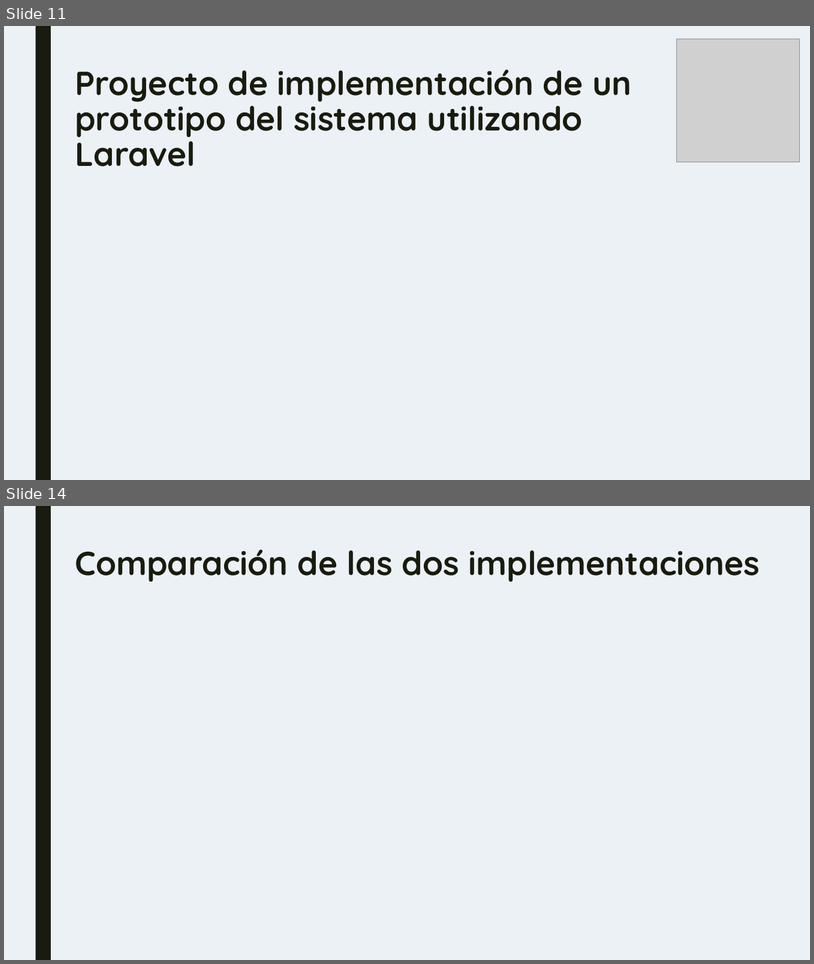
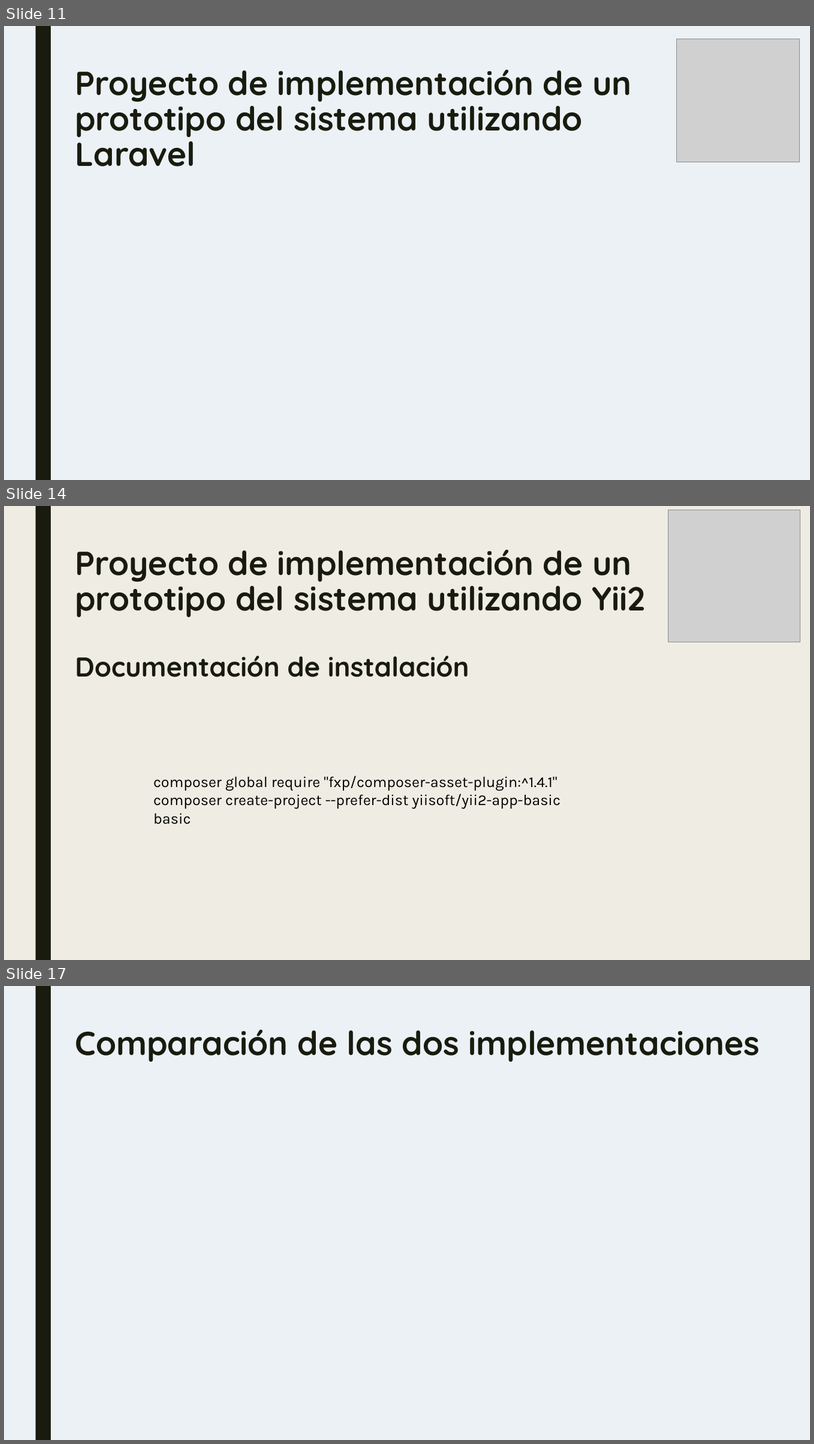
Before and after one commit to IGarrido1996/TG3_T4, a slide deck: TG3_plantilla primera parteppt.pptx. Shown one above the other, each under a label of ours: slides 11 and 14 before the commit, slides 11, 14 and 17 after it; the slides between them are not shown. The pictures are 814x964 and 814x1444 pixels, drawn with LibreOffice and Linux fonts; fonts in the diff are those of the drawing; grey boxes stand for pictures. Boxes give left, top, right and bottom in pixels: in the first picture for what was removed or moved away, otherwise in the second. Text is boxed around its words. In the diff, an @@ line names an element or a change of style, - is before the commit and + after.

```diff
--- a/TG3_plantilla primera parteppt.pptx
+++ b/TG3_plantilla primera parteppt.pptx
@@ slide 14 added at (4,506,810,960), background #EFEDE3; not listed: 1 template element that a slide beside it also shows @@
@@ picture added at (669,510,801,642) @@
@@ title added at (75,549,645,677), 39.6 pt, text #191B0E, bold @@
+Proyecto de implementación de un prototipo del sistema utilizando Yii2
+Documentación de instalación
@@ text added at (153,775,561,824), 18 pt, text #000000 @@
+composer global require "fxp/composer-asset-plugin:^1.4.1"
+composer create-project --prefer-dist yiisoft/yii2-app-basic basic
@@ what was slide 14 is now slide 17 @@
```
Also in this commit, not shown: 7 slides changed, 2 other slides added.
